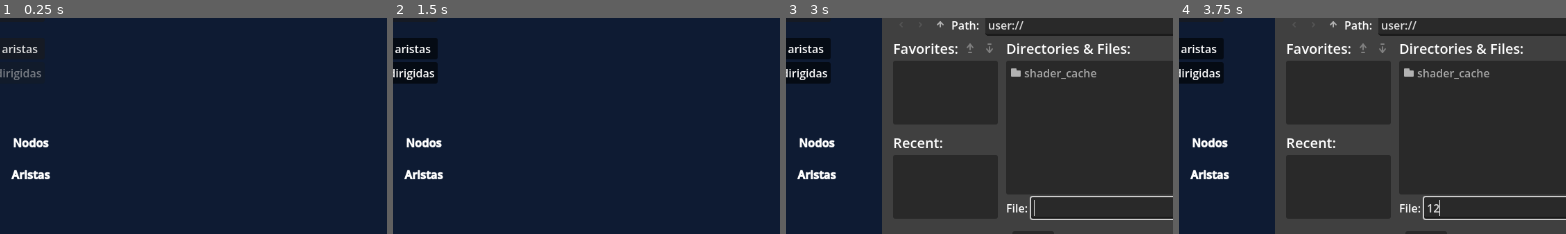
Above: before the commit, frames 1-4 (left to right).
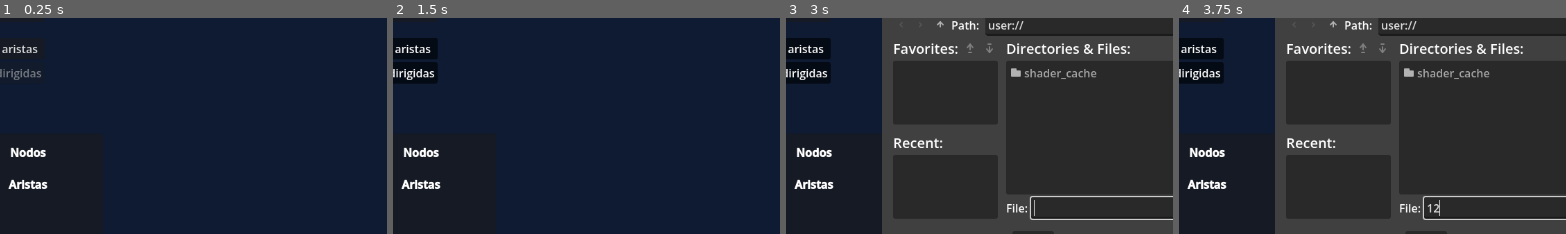
Above: after the commit, the same moments.

Repository: Andresit1524/graphim
Game: Godot game, scene res://assets/world/world.tscn
The game is run twice, just before and just after one commit, with the same random seed, the same clock (stepped at 60 frames per second) and the same inputs.
Inputs (mouse positions are % of the whole screen's width and height, from its top left):
- Up to frame 1 (0.25 s): no input
- Up to frame 2 (1.5 s): click "Dibujar aristas" at 0.5 s; click "Aristas dirigidas" at 1.25 s
- Up to frame 3 (3 s): click "Guardar" at 2 s; click "Guardar como" at 2.75 s
- Up to frame 4 (3.75 s): click (49, 66) at 3.52 s; type "12" at 3.6 s
The pictures show only the part of the screen within x 7-57%, y 22-72%; the shares and areas given below are measured in that part.

The runs differ from the first frame. In frame 1, 1.3% of the frame differs, in the area x 2-14%, y 55-80%; in frame 2, 1.3%; in frame 3, 1.3%; in frame 4, 1.3%.

Commit message:
Corrección de la lista de nodos y aristas y panel de fondo

Diff:
--- a/assets/world/world.tscn
+++ b/assets/world/world.tscn
@@ -108,23 +108,35 @@
 layout_mode = 2
 text = "Cargar"
 
-[node name="NodesList" type="ScrollContainer" parent="CanvasLayer/UI" unique_id=126763049]
+[node name="PanelContainer" type="PanelContainer" parent="CanvasLayer/UI" unique_id=1798224355]
 layout_mode = 1
-anchors_preset = 9
+anchors_preset = -1
+anchor_top = 0.5
 anchor_bottom = 1.0
-offset_left = 46.0
-offset_top = 326.0
-offset_right = 262.0
-offset_bottom = -46.0
-grow_vertical = 2
+offset_left = 42.0
+offset_right = 258.0
+offset_bottom = -22.0
+grow_vertical = 0
 
-[node name="Text" type="RichTextLabel" parent="CanvasLayer/UI/NodesList" unique_id=1085653325]
+[node name="MarginContainer" type="MarginContainer" parent="CanvasLayer/UI/PanelContainer" unique_id=591594686]
+layout_mode = 2
+theme_override_constants/margin_left = 16
+theme_override_constants/margin_top = 16
+theme_override_constants/margin_right = 16
+theme_override_constants/margin_bottom = 16
+
+[node name="NodesList" type="ScrollContainer" parent="CanvasLayer/UI/PanelContainer/MarginContainer" unique_id=126763049]
+layout_mode = 2
+
+[node name="Text" type="RichTextLabel" parent="CanvasLayer/UI/PanelContainer/MarginContainer/NodesList" unique_id=1085653325]
 unique_name_in_owner = true
 layout_mode = 2
 size_flags_horizontal = 3
 size_flags_vertical = 3
 bbcode_enabled = true
-text = "[center][b]Nodes[/b][/center]"
+text = "[center][b]Nodos[/b][/center]
+
+[center][b]Aristas[/b][/center]"
 
 [node name="FPS" type="Label" parent="CanvasLayer/UI" unique_id=1089338449]
 unique_name_in_owner = true
@@ -162,6 +174,8 @@
 
 [node name="SaveDialog" type="FileDialog" parent="." unique_id=1962484975]
 unique_name_in_owner = true
+oversampling_override = 1.0
+position = Vector2i(0, 36)
 display_mode = 1
 access = 1
 root_subfolder = "user://graphs"
